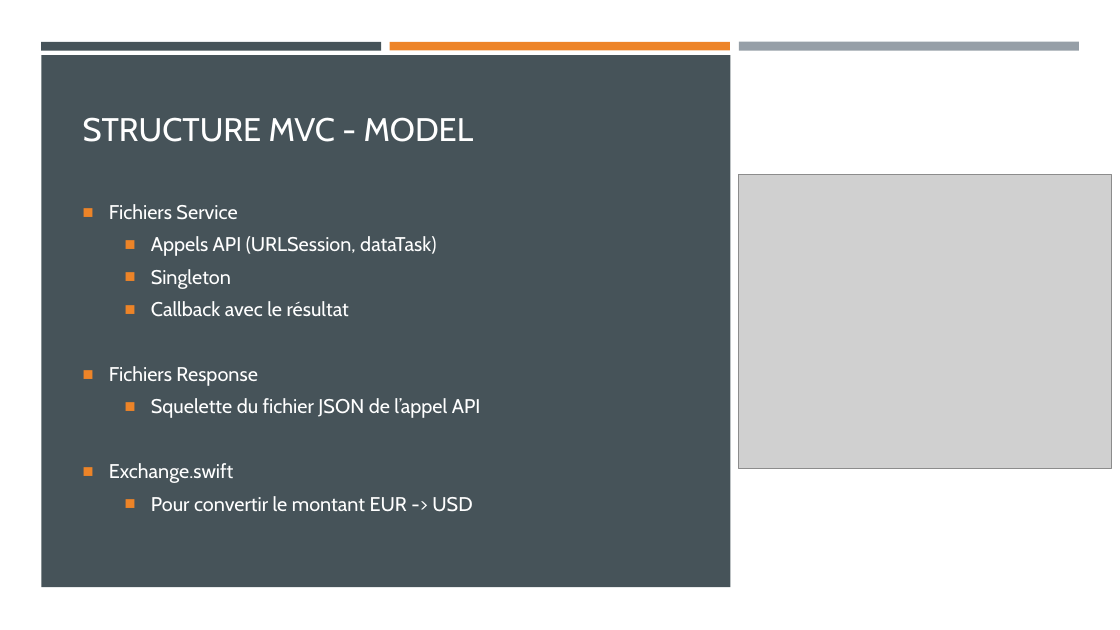
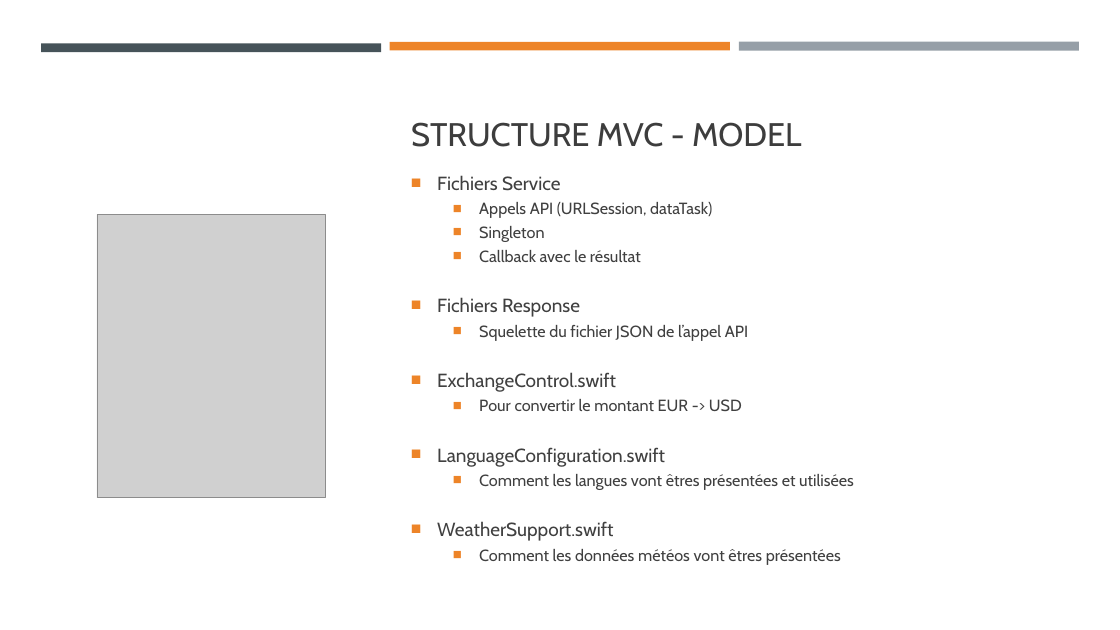
Before and after one commit to MickaeliOS/OpenClassrooms-P9-LeBaluchon, a slide deck: slide 5 of Soutenance/Horn_Mickael_presentation_4_102022.pptx. Drawn at 1120x630 pixels with LibreOffice and Linux fonts; fonts in the diff are those of the drawing; grey boxes stand for pictures. Boxes give left, top, right and bottom in pixels: in the first picture for what was removed or moved away, otherwise in the second. Text is boxed around its words. In the diff, an @@ line names an element or a change of style, - is before the commit and + after.

```diff
--- a/Soutenance/Horn_Mickael_presentation_4_102022.pptx
+++ b/Soutenance/Horn_Mickael_presentation_4_102022.pptx
@@ background #3D3D3D to #FFFFFF @@
@@ rectangle removed at (x1=41, y1=55, x2=730, y2=587) @@
@@ title "STRUCTURE MVC - MODEL" moved from (x1=83, y1=117, x2=474, y2=142) to (x1=411, y1=122, x2=802, y2=147) @@
@@ title "STRUCTURE MVC - MODEL" at (x1=411, y1=122, x2=802, y2=147): text colour #FFFFFF to #3D3D3D @@
@@ text "Fichiers Service" moved from (x1=109, y1=204, x2=481, y2=512) to (x1=437, y1=175, x2=854, y2=565) @@
@@ text at (x1=437, y1=175, x2=748, y2=411): size 17 to 16.3 pt in "Fichiers Service", "Fichiers Response"; text colour #FFFFFF to #404040 in "Fichiers Service", "Appels API (URLSession, dataTask)", "Singleton", "Callback avec le résultat" and 3 more places; size 17 to 13.9 pt in "Appels API (URLSession, dataTask)", "Singleton", "Callback avec le résultat", "Squelette du fichier JSON de l’appel API" and 1 more places; line spacing 0.9 to 0.7 @@
@@ picture removed at (x1=739, y1=174, x2=1112, y2=468) @@
@@ picture added at (x1=97, y1=214, x2=325, y2=497) @@
@@ text at (x1=437, y1=372, x2=616, y2=392): text changed; size 17 to 16.3 pt; text colour #FFFFFF to #404040 @@
-■ Exchange.swift
+■ ExchangeControl.swift
@@ text at (x1=437, y1=447, x2=854, y2=565): paragraphs added @@
+■ LanguageConfiguration.swift
+  ■ Comment les langues vont êtres présentées et utilisées
+■ WeatherSupport.swift
+  ■ Comment les données météos vont êtres présentées
```
Also in this commit, not shown: 2 other slides changed, 1 slide added, 13 other files.
